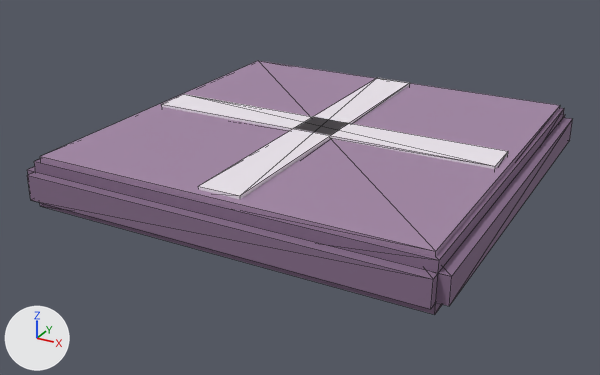
A saved change to the glTF model assets/Blocks/glTF/Block_Road_Main.glb.
The view is the same before and after, from a 50 mm lens placed at (1.75, -3.4, 1.48), pointed at (-0.06, -0.11, -0.16). Every picture has the same lights, and +X, +Y and +Z are marked at lower left. The first picture is the older version. Mesh edges are drawn as thin lines.

Before the edit, the objects in view are built like this:
```python
me_geometry_0 = bpy.data.meshes.new('geometry_0')
me_geometry_0.from_pydata(...)  # a box spanning x -1.0..1.0, y -0.95..0.95, z -0.07..0.05; a box spanning x -0.95..0.95, y -0.95..0.95, z -0.12..0.1; a box spanning x -0.95..0.95, y -1.0..1.0, z -0.07..0.05; a box spanning x -0.93..0.93, y -0.93..0.93, z 0.06..0.12; a box spanning x -0.1..0.1, y -0.89..0.89, z 0.1..0.14; a box spanning x -0.89..0.89, y -0.1..0.1, z 0.1..0.14
me_geometry_0.materials.append(mat_material_0)
ob_geometry_0 = bpy.data.objects.new('geometry_0', me_geometry_0)
ob_geometry_0.location = (0.0, 0.0, 0.0)
```
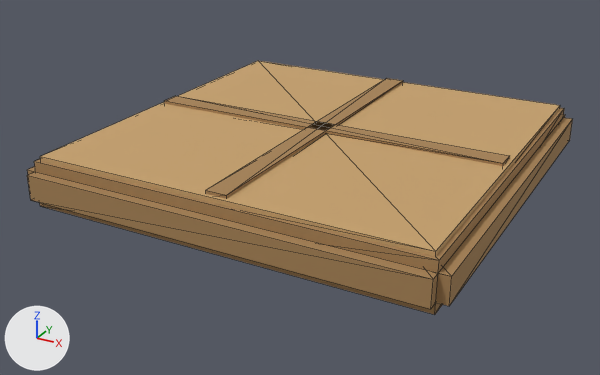
Pixel boxes [x1, y1, x2, y2] of what changed, in the pictures (600 x 375 px; the box of a moved part takes in the faces that stretch with it):
'geometry_0', reshaped, recoloured (pink to brown): [27, 61, 573, 315] in both
part 1 of me_geometry_0, moved or reshaped: before [198, 78, 410, 199]; after [165, 96, 510, 166]
part 2 of me_geometry_0, moved or reshaped: before [162, 94, 508, 169]; after [206, 78, 403, 199]
part 3 of me_geometry_0, recoloured (greyish purple to brown): [27, 108, 573, 315] in both
part 4 of me_geometry_0, recoloured: [165, 79, 507, 197] in both
part 5 of me_geometry_0, recoloured (pink to brown): [40, 61, 560, 256] in both

Diff of the bpy script that builds the scene:
```diff
--- a/assets/Blocks/glTF/Block_Road_Main.glb.py
+++ b/assets/Blocks/glTF/Block_Road_Main.glb.py
@@ me_geometry_0 @@
 me_geometry_0.from_pydata(...)  # 48 vertices, 72 faces; spans x -1.0..1.0, y -1.0..1.0, z -0.12..0.14
 # used by ob_geometry_0; location = (0.0, 0.0, 0.0)
+# me_geometry_0 part 1: the loose piece of 8 vertices spanning x -0.1..0.1, y -0.89..0.89, z 0.1..0.14 is scaled about its middle by (9.1, 0.0562, 1)
+# me_geometry_0 part 2: the loose piece of 8 vertices spanning x -0.89..0.89, y -0.1..0.1, z 0.1..0.14 is scaled about its middle by (0.0562, 9.1, 1)
+# me_geometry_0 part 3: 36 faces centred in x -1.0..1.0, y -1.0..1.0, z -0.12..0.1 are repainted in the vertex colours; the middle colour goes from greyish purple #856c89 to brown #a78356
+# me_geometry_0 part 4: 24 faces centred in x -0.89..0.89, y -0.89..0.89, z 0.1..0.14 are repainted in the vertex colours; the middle colour goes from white #ece5ed to brown #a78356
+# me_geometry_0 part 5: 12 faces centred in x -0.93..0.93, y -0.93..0.93, z 0.06..0.12 are repainted in the vertex colours; the middle colour goes from pink #a287a5 to brown #c7a26e
 me_geometry_0.materials.append(mat_material_0)
```
